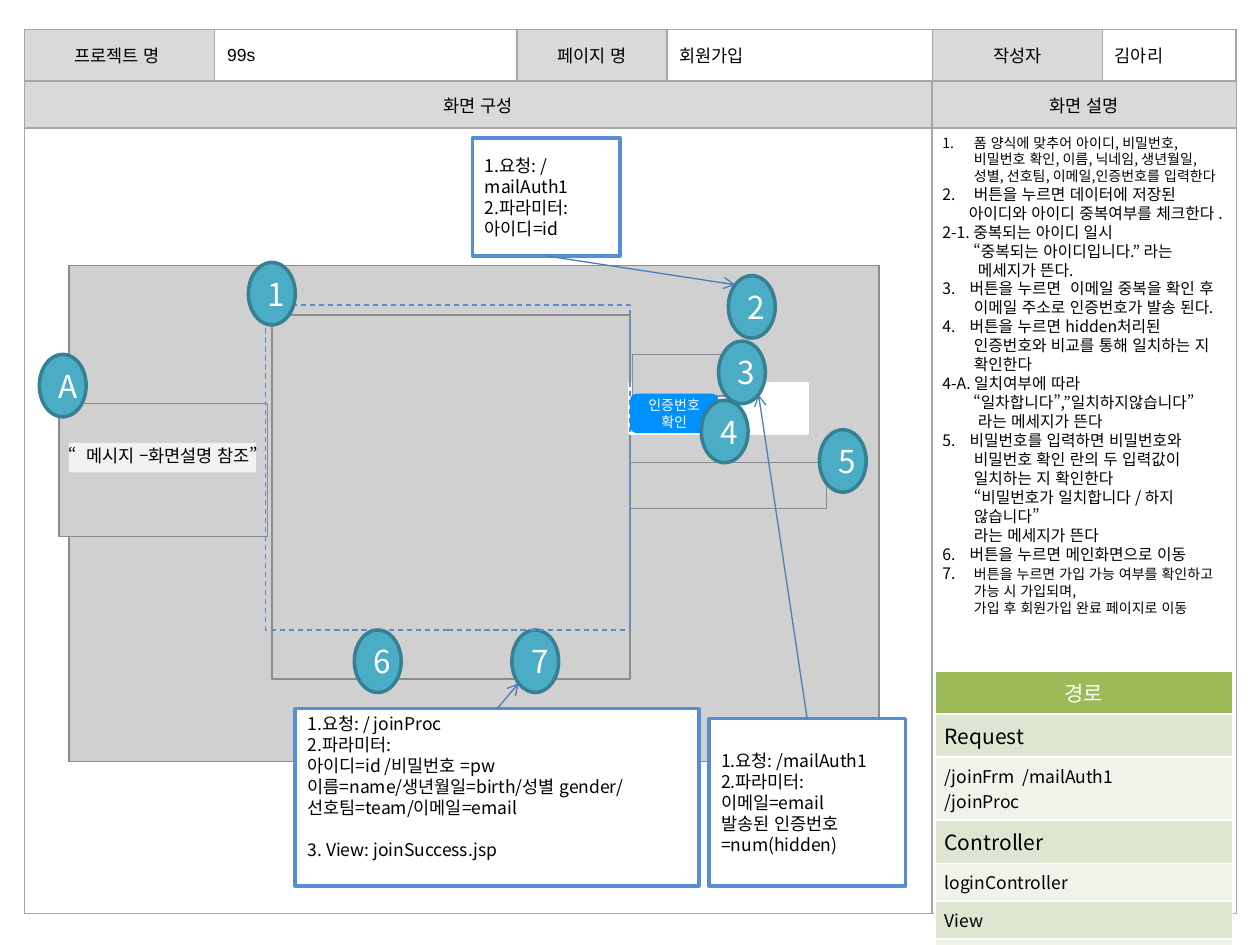
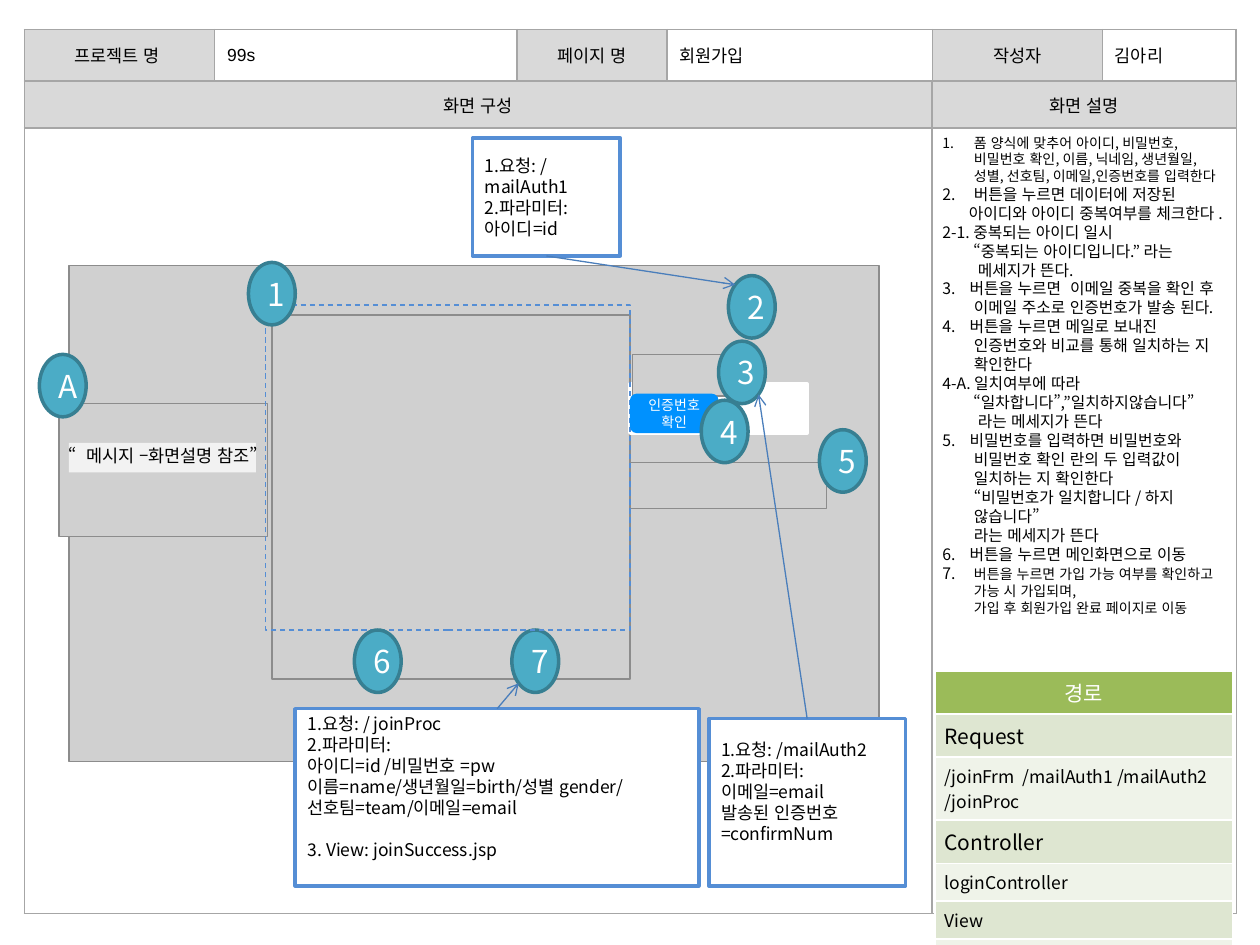
Before and after one commit to banana1531/ggs, a slide deck: slide 1 of doc/0.공용폴더/07 스토리보드/스토리보드 - 로그인관련(김아리).pptx. Drawn at 1260x945 pixels with LibreOffice and Linux fonts; fonts in the diff are those of the drawing; grey boxes stand for pictures. Boxes give left, top, right and bottom in pixels: in the first picture for what was removed or moved away, otherwise in the second. Text is boxed around its words. In the diff, an @@ line names an element or a change of style, - is before the commit and + after.

```diff
--- a/doc/0.공용폴더/07 스토리보드/스토리보드 - 로그인관련(김아리).pptx
+++ b/doc/0.공용폴더/07 스토리보드/스토리보드 - 로그인관련(김아리).pptx
@@ text at (942, 319, 1158, 334): text changed @@
-4. 버튼을 누르면 hidden처리된
+4. 버튼을 누르면 메일로 보내진
@@ table at (935, 670, 1232, 939) @@
-row 3, column 1: /joinFrm /mailAuth1 / /joinProc
+row 3, column 1: /joinFrm /mailAuth1 /mailAuth2 / /joinProc
@@ text in rectangle at (721, 741, 867, 759): text changed @@
-1.요청: /mailAuth1
+1.요청: /mailAuth2
@@ text in rectangle at (721, 804, 838, 841): text changed @@
-발송된 인증번호=num(hidden)
+발송된 인증번호=confirmNum
```
Also in this commit, not shown: 4 other slides changed, 1 other file.
